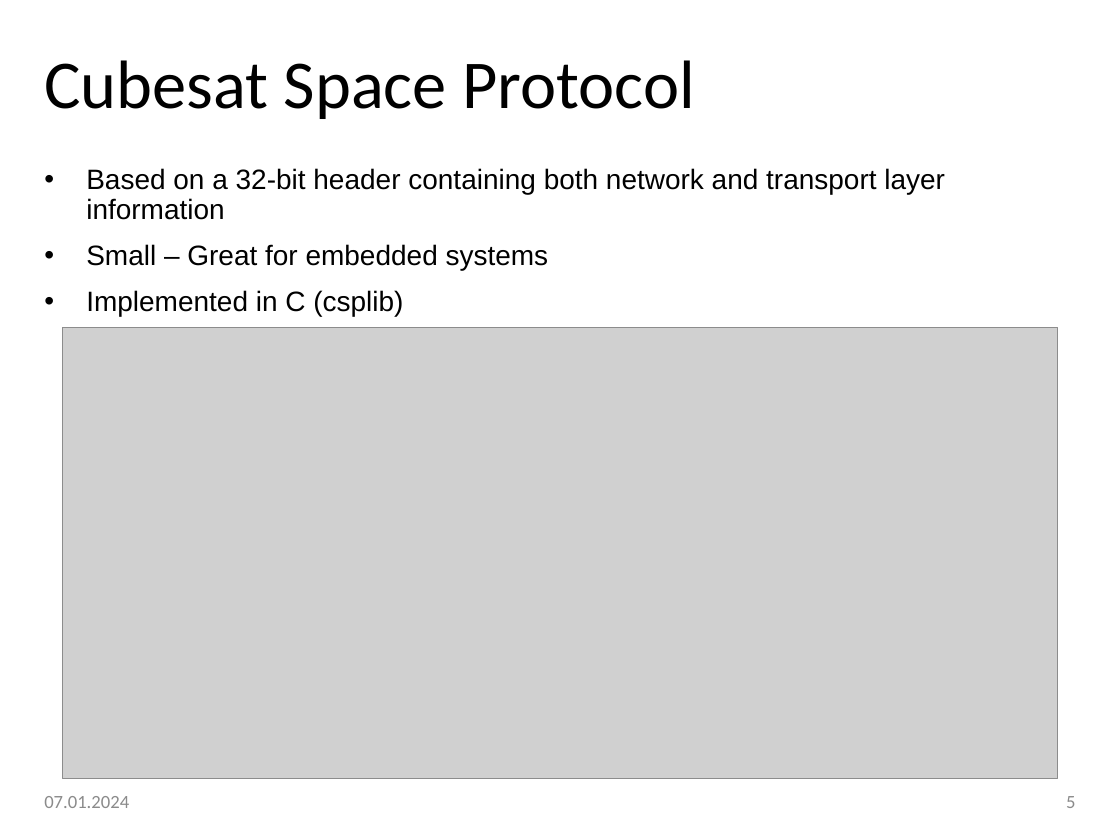
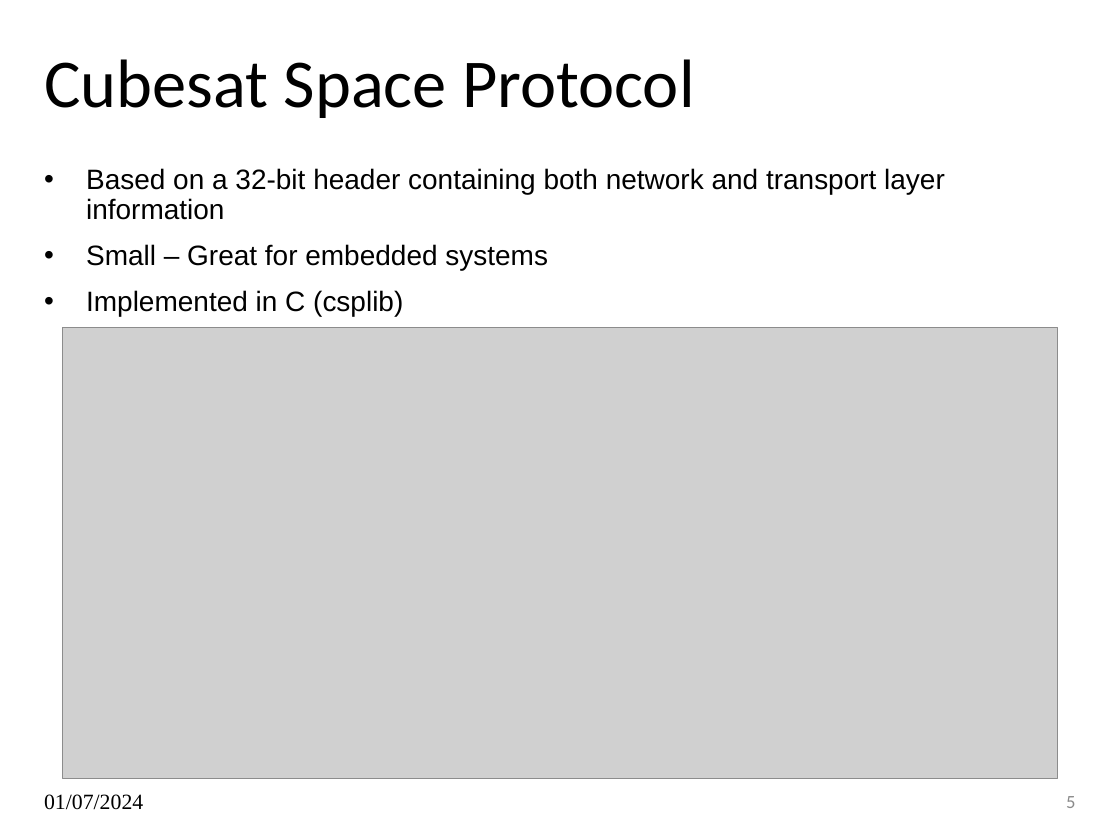
Before and after one commit to JakubSmid/cubesat-radio, a slide deck: slide 5 of presentation.pptx. Drawn at 1120x840 pixels with LibreOffice and Linux fonts; fonts in the diff are those of the drawing; grey boxes stand for pictures; background and template pictures are left out. Boxes give left, top, right and bottom in pixels: in the first picture for what was removed or moved away, otherwise in the second. Text is boxed around its words. In the diff, an @@ line names an element or a change of style, - is before the commit and + after.

```diff
--- a/presentation.pptx
+++ b/presentation.pptx
@@ text at (x1=44, y1=794, x2=143, y2=810): text changed; size 12 to 14 pt; font Calibri to Times New Roman; text colour #8C8C8C to #000000 @@
-07.01.2024
+01/07/2024
```
Also in this commit, not shown: 7 other slides changed.
